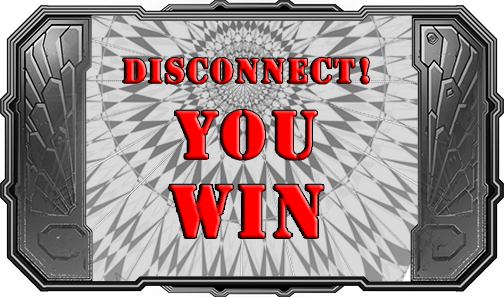
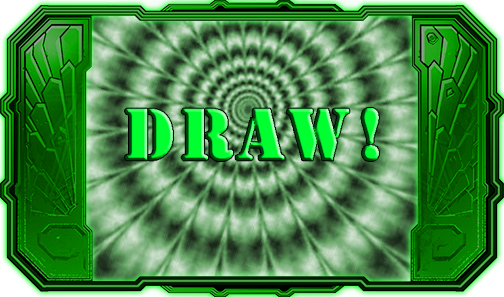
Layered file, before and after one edit (w=504, h=297). Changes by layer:
hid "Group 1 (merged)" over [0, 0, 504, 297]
added group "Group 1 copy" with 9 layers above "Group 1" over [0, 0, 504, 297]
added layer "!DRAW copy" in group "Group 1 copy" over [125, 108, 379, 161]
added layer "Layer 5" in group "Group 1 copy" over [0, 0, 504, 297]
added layer "Layer 6" in group "Group 1 copy" over [86, 15, 418, 282]
